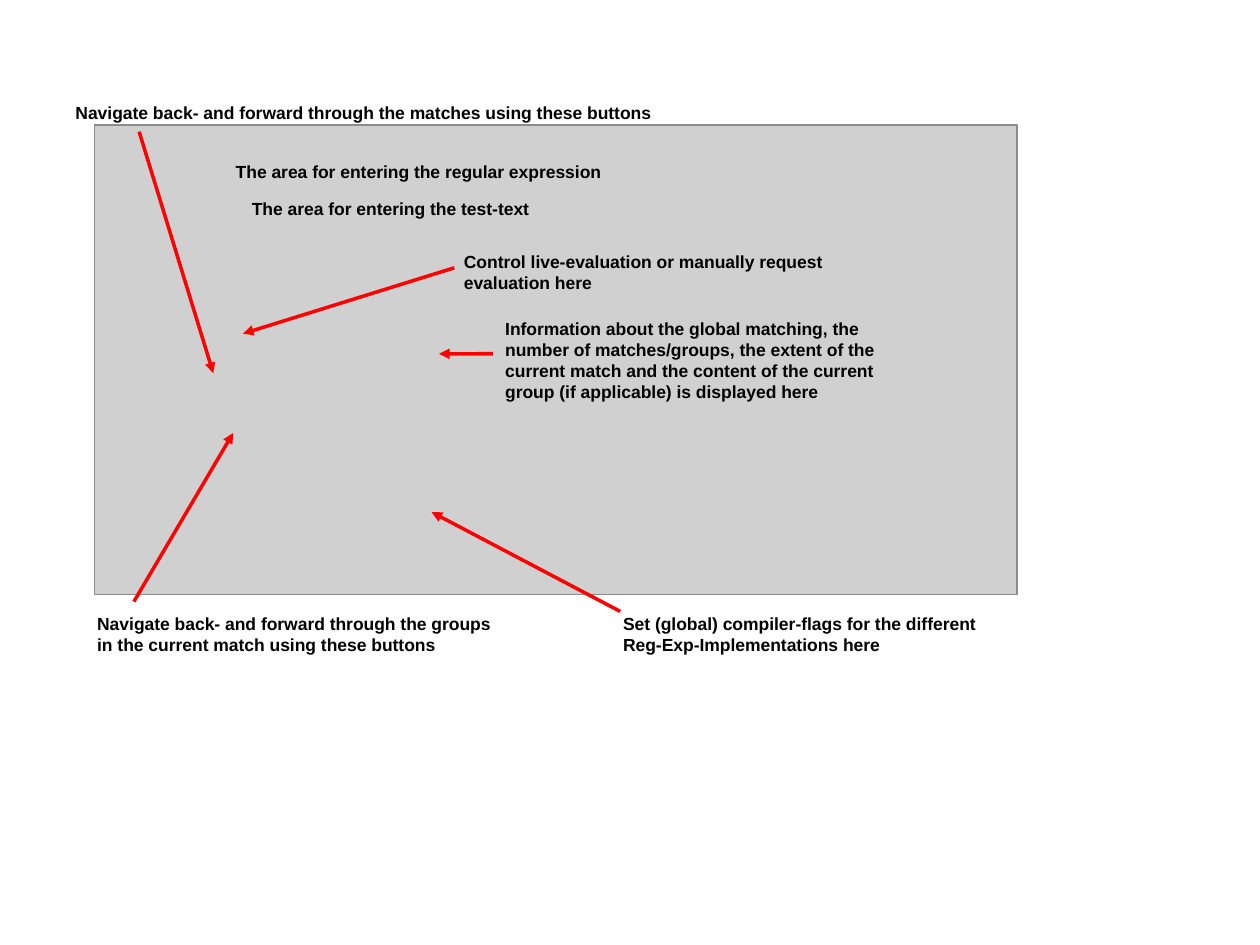
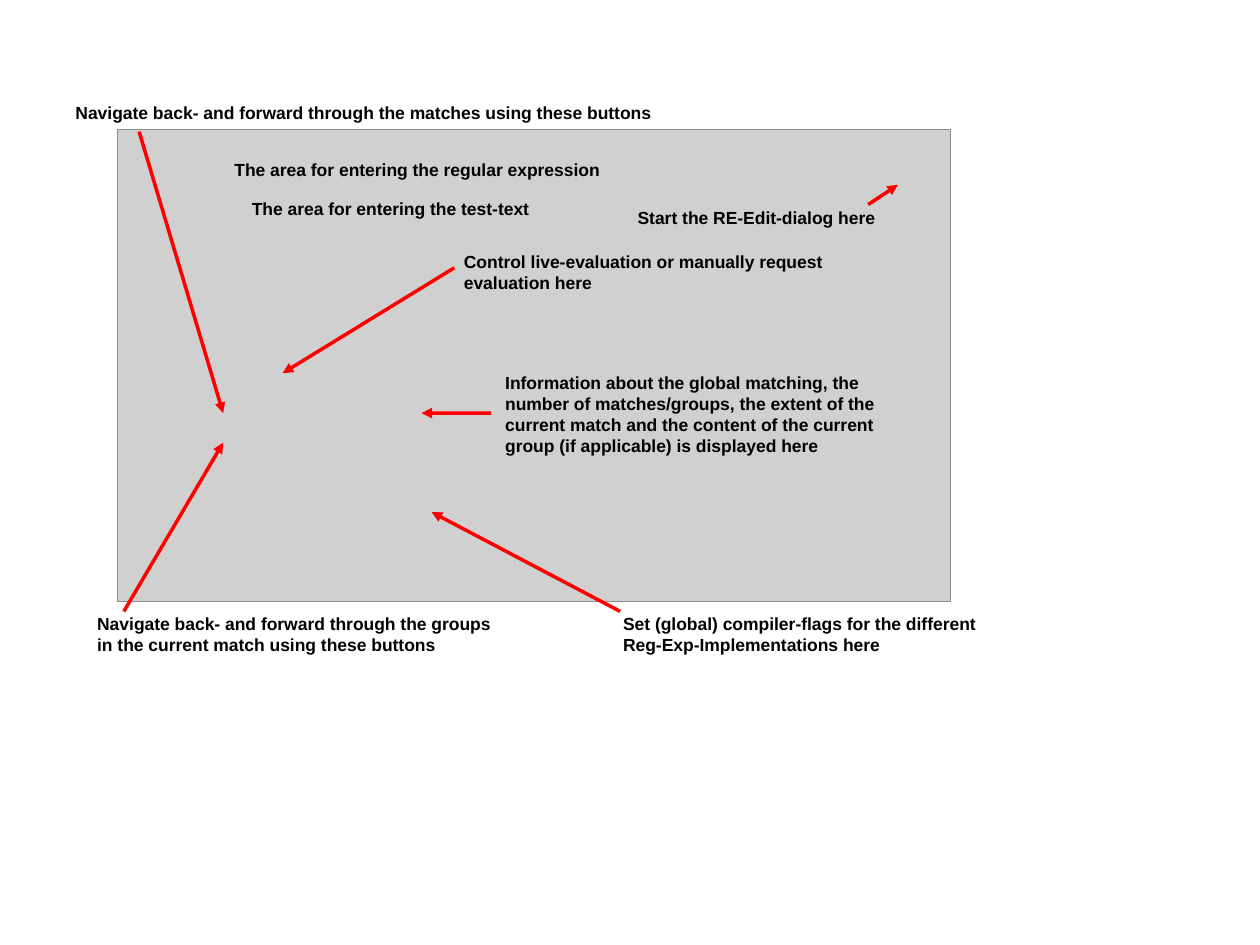
Before and after one commit to Qwertovsky/quickrex-eclipse-plugin, a slide deck: slide 1 of docs/QuickRExView.ppt. Drawn at 1260x945 pixels with LibreOffice and Linux fonts; fonts in the diff are those of the drawing; grey boxes stand for pictures. Boxes give left, top, right and bottom in pixels: in the first picture for what was removed or moved away, otherwise in the second. Text is boxed around its words. In the diff, an @@ line names an element or a change of style, - is before the commit and + after.

```diff
--- a/docs/QuickRExView.ppt
+++ b/docs/QuickRExView.ppt
@@ picture: place and size @@
-picture at (94,125,1017,593)
+picture at (117,130,950,602)
@@ arrow moved from (139, 132) - (213, 373) to (139, 132) - (223, 413) @@
@@ arrow added from (868, 204) to (898, 185), #FF0000 2.01 pt @@
@@ text added at (638,211,875,228), 10 pt, text #000000, bold @@
+Start the RE-Edit-dialog here
@@ arrow moved from (455, 268) - (243, 334) to (455, 268) - (282, 373) @@
@@ text "Information about the global matching, ...": place and size @@
-text "Information about the global matching, ..." at (505,322,874,402)
+text "Information about the global matching, ..." at (505,376,874,456)
@@ arrow moved from (493, 354) - (438, 354) to (491, 413) - (422, 413) @@
@@ arrow moved from (134, 601) - (233, 433) to (123, 611) - (223, 442) @@
```
Also in this commit, not shown: 52 other files.
